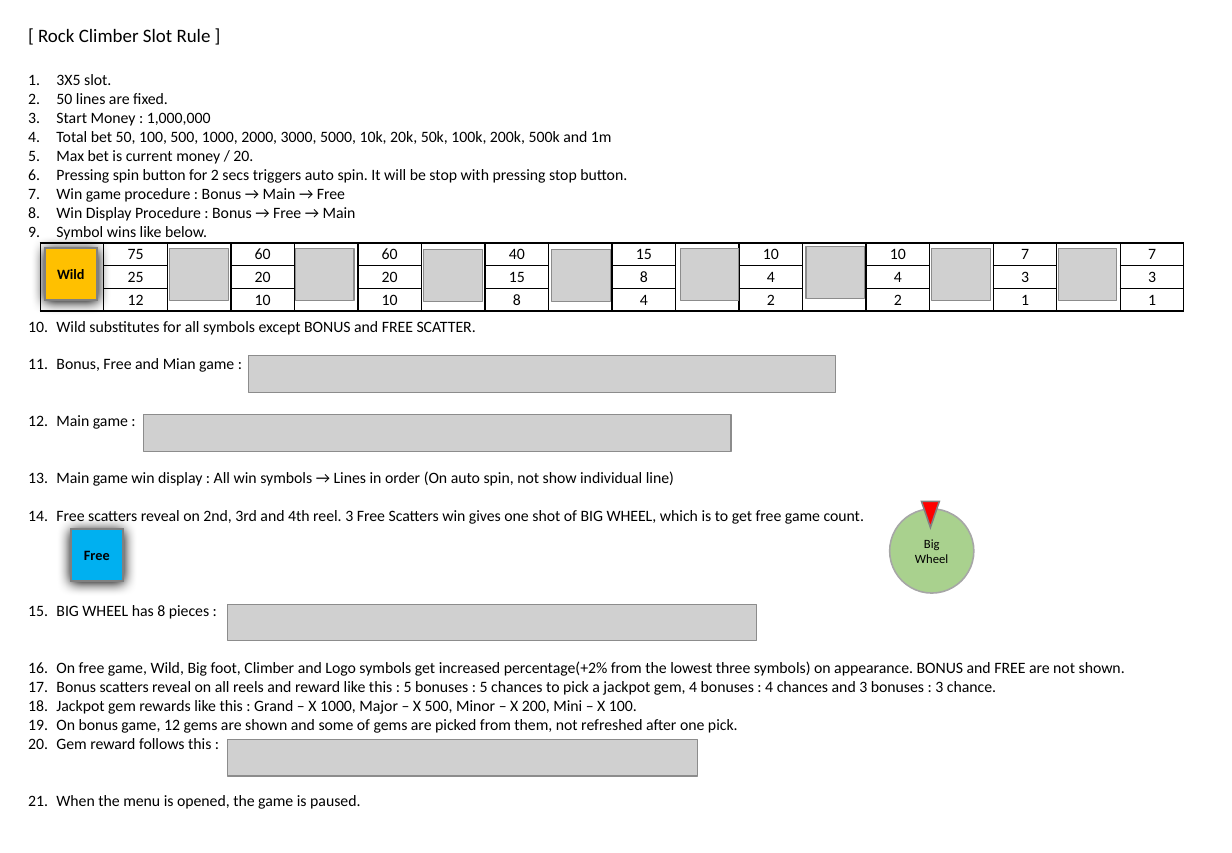
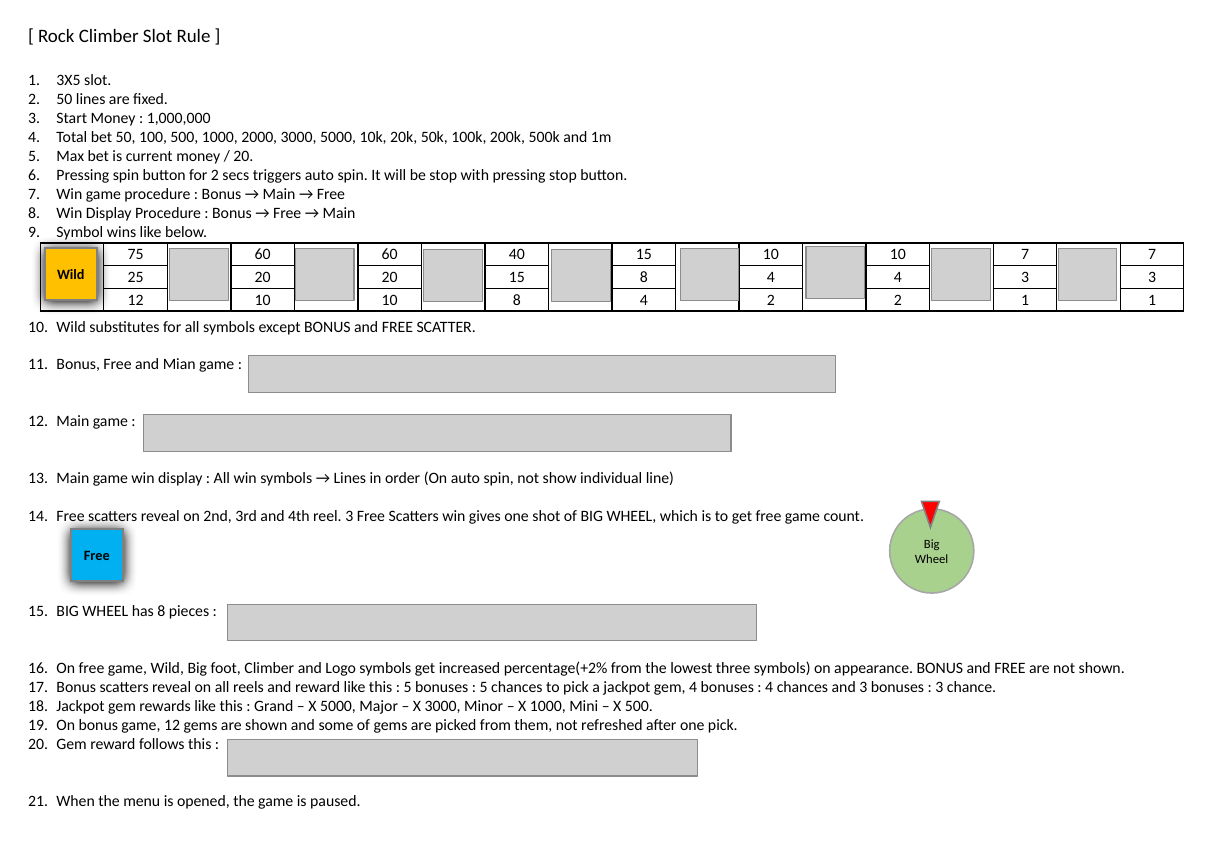
Before and after one commit to SuperVeigar/SlotMachine, a slide deck: slide 2 of 00_Documents/Proposal_RockCLimber.pptx. Drawn at 1232x853 pixels with LibreOffice and Linux fonts; fonts in the diff are those of the drawing; grey boxes stand for pictures. Boxes give left, top, right and bottom in pixels: in the first picture for what was removed or moved away, otherwise in the second. Text is boxed around its words. In the diff, an @@ line names an element or a change of style, - is before the commit and + after.

```diff
--- a/00_Documents/Proposal_RockCLimber.pptx
+++ b/00_Documents/Proposal_RockCLimber.pptx
@@ text at [56,700,653,714]: text changed @@
-18. Jackpot gem rewards like this : Grand – X 1000, Major – X 500, Minor – X 200, Mini – X 100.
+18. Jackpot gem rewards like this : Grand – X 5000, Major – X 3000, Minor – X 1000, Mini – X 500.
```
Also in this commit, not shown: 1 other slide changed, 8 other files.
